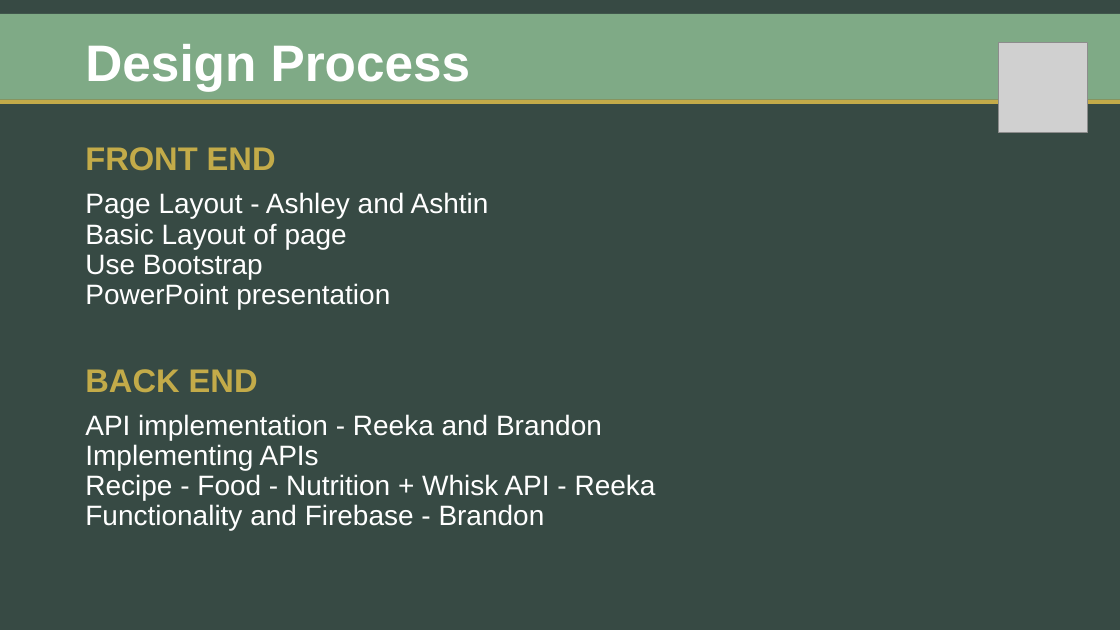
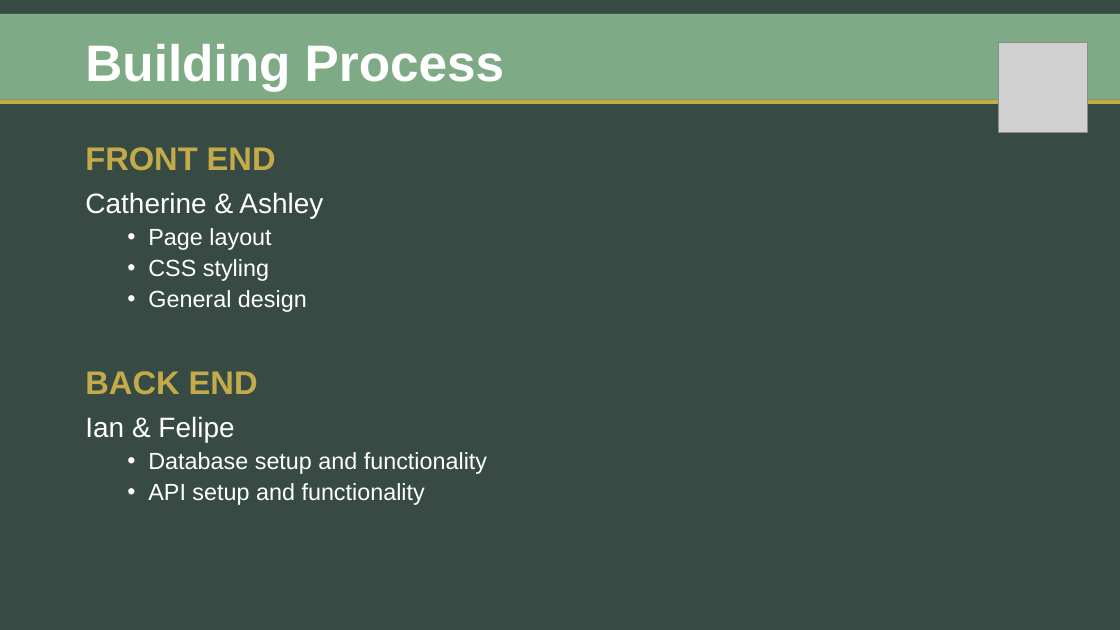
Before and after one commit to zibrahim2046/Project2, a slide deck: slide 3 of FACIA-Presentation.pptx (slide 4 before the commit). Drawn at 1120x630 pixels with LibreOffice and Linux fonts; fonts in the diff are those of the drawing; grey boxes stand for pictures. Boxes give left, top, right and bottom in pixels: in the first picture for what was removed or moved away, otherwise in the second. Text is boxed around its words. In the diff, an @@ line names an element or a change of style, - is before the commit and + after.

```diff
--- a/FACIA-Presentation.pptx
+++ b/FACIA-Presentation.pptx
@@ title at box(85, 44, 505, 91): text changed @@
-Design Process
+Building Process
@@ text at box(85, 192, 323, 312): text changed; size 24 to 20 pt @@
-Page Layout - Ashley and Ashtin
-Basic Layout of page
-Use Bootstrap
-PowerPoint presentation
+Catherine & Ashley
+  • Page layout
+  • CSS styling
+  • General design
@@ text at box(85, 416, 487, 505): text changed; size 24 to 20 pt @@
-API implementation - Reeka and Brandon
-Implementing APIs
-Recipe - Food - Nutrition + Whisk API - Reeka
-Functionality and Firebase - Brandon
+Ian & Felipe
+  • Database setup and functionality
+  • API setup and functionality
```
Also in this commit, not shown: 3 other slides changed, 1 slide added, 2 slides removed, 4 other files.
